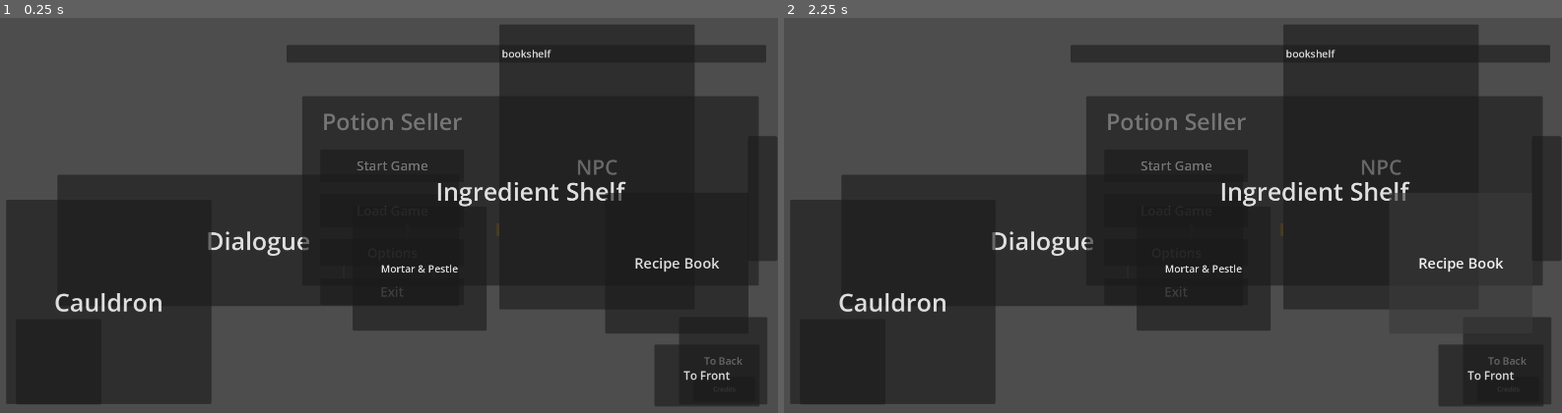
Above: before the commit, frames 1-2 (left to right).
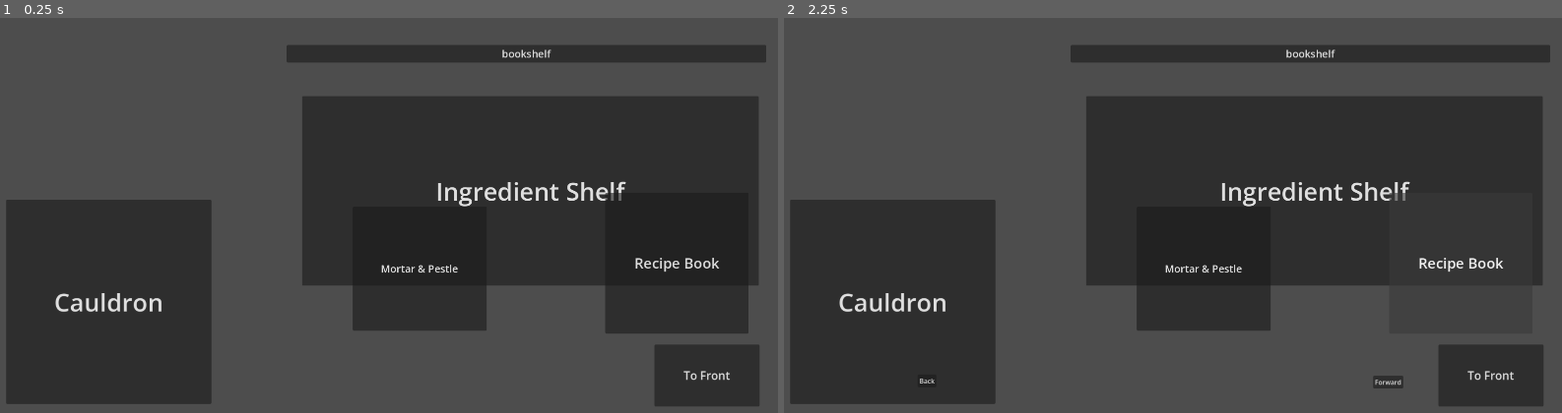
Above: after the commit, the same moments.

Repository: SuperNar3k/GameName-Game-Jam-2026
Game: Godot game, scene res://Scenes/main.tscn
Same seed, same stepped clock (60 frames per second), same inputs: the game is played once before the commit and once after it.
Inputs:
- Up to frame 1 (0.25 s): no input
- Up to frame 2 (2.25 s): click "Ingredient Shelf" at 0.5 s; click "bookshelf" at 1.25 s; click "Recipe Book" at 2 s

The runs differ from the first frame. In frame 1, 11% of the frame differs, in the area x 7-100%, y 1-98%; in frame 2, 11%.

Commit message:
Added Reference Storing Functions in ui.tscn
also added recipeBook.tscn and a corresponding script
moved some small things around that will break everything

Diff:
--- /dev/null
+++ b/gngj/Scenes/recipeBook.tscn
@@ -0,0 +1,28 @@
+[gd_scene format=3 uid="uid://cuan7o4maj614"]
+
+[ext_resource type="Script" uid="uid://becqqtglmfle6" path="res://scrips/recipe_book.gd" id="1_72ecy"]
+
+[node name="RecipeBook" type="Control" unique_id=496628637]
+layout_mode = 3
+anchors_preset = 15
+anchor_right = 1.0
+anchor_bottom = 1.0
+grow_horizontal = 2
+grow_vertical = 2
+script = ExtResource("1_72ecy")
+
+[node name="FwdBtn" type="Button" parent="." unique_id=342672085]
+layout_mode = 0
+offset_left = 1398.0
+offset_top = 913.0
+offset_right = 1471.0
+offset_bottom = 944.0
+text = "Forward"
+
+[node name="BackBtn" type="Button" parent="." unique_id=795886714]
+layout_mode = 0
+offset_left = 288.0
+offset_top = 910.0
+offset_right = 333.0
+offset_bottom = 941.0
+text = "Back"
--- a/gngj/Scenes/ui.tscn
+++ b/gngj/Scenes/ui.tscn
@@ -1,14 +1,21 @@
 [gd_scene format=3 uid="uid://5p73ychobdgw"]
+
+[ext_resource type="Script" uid="uid://4h7hv4qsaubq" path="res://scrips/ui.gd" id="1_qdvrb"]
+[ext_resource type="PackedScene" uid="uid://cuan7o4maj614" path="res://Scenes/recipeBook.tscn" id="2_nf4gj"]
 
 [node name="ui" type="Control" unique_id=1513356]
 layout_mode = 3
-anchors_preset = 15
-anchor_right = 1.0
-anchor_bottom = 1.0
+anchors_preset = 8
+anchor_left = 0.5
+anchor_top = 0.5
+anchor_right = 0.5
+anchor_bottom = 0.5
 grow_horizontal = 2
 grow_vertical = 2
+script = ExtResource("1_qdvrb")
 
 [node name="MainMenu" type="Control" parent="." unique_id=1354610217]
+visible = false
 anchors_preset = 0
 offset_right = 40.0
 offset_bottom = 40.0
@@ -81,6 +88,7 @@
 text = "Exit"
 
 [node name="CenterContainer2" type="CenterContainer" parent="MainMenu" unique_id=811079465]
+visible = false
 layout_mode = 1
 anchors_preset = -1
 anchor_left = 1.0
@@ -100,18 +108,21 @@
 text = "Credits"
 
 [node name="MainMenu_CenterContainer_VBoxContainer_LoadButton#Line2D" type="Line2D" parent="." unique_id=296993922]
+visible = false
 position = Vector2(0, -1)
 points = PackedVector2Array(57, 65.5, 57, 96.5)
 width = 6.0
 default_color = Color(0.5647059, 0.42352942, 0.19607843, 1)
 
 [node name="MainMenu_CenterContainer_VBoxContainer_LoadButton#Line2D2" type="Line2D" parent="." unique_id=2104710165]
+visible = false
 position = Vector2(220, -0.5)
 points = PackedVector2Array(57, 65.5, 57, 96.5)
 width = 6.0
 default_color = Color(0.5647059, 0.42352942, 0.19607843, 1)
 
 [node name="FrontRoom" type="Control" parent="." unique_id=1119590720]
+visible = false
 anchors_preset = 0
 offset_right = 40.0
 offset_bottom = 40.0
@@ -166,10 +177,8 @@
 
 [node name="BackRoom" type="Control" parent="." unique_id=1473907433]
 anchors_preset = 0
-offset_right = 40.0
-offset_bottom = 40.0
-
-[node name="ingredientShelf" type="Button" parent="BackRoom" unique_id=1413587714]
+
+[node name="ingredientShelfBtn" type="Button" parent="BackRoom" unique_id=1413587714]
 layout_mode = 0
 offset_left = -200.0
 offset_top = -246.0
@@ -178,7 +187,7 @@
 theme_override_font_sizes/font_size = 60
 text = "Ingredient Shelf"
 
-[node name="Bookshelf" type="Button" parent="BackRoom" unique_id=1118114461]
+[node name="BookshelfBtn" type="Button" parent="BackRoom" unique_id=1118114461]
 layout_mode = 0
 offset_left = -237.0
 offset_top = -371.0
@@ -187,7 +196,7 @@
 theme_override_font_sizes/font_size = 25
 text = "bookshelf"
 
-[node name="Recipe Book" type="Button" parent="BackRoom" unique_id=1083868720]
+[node name="RecipeBookBtn" type="Button" parent="BackRoom" unique_id=1083868720]
 layout_mode = 0
 offset_left = 539.0
 offset_top = -10.0
@@ -196,7 +205,7 @@
 theme_override_font_sizes/font_size = 35
 text = "Recipe Book"
 
-[node name="Cauldron" type="Button" parent="BackRoom" unique_id=1727185499]
+[node name="CauldronBtn" type="Button" parent="BackRoom" unique_id=1727185499]
 layout_mode = 0
 offset_left = -921.0
 offset_top = 7.0
@@ -205,7 +214,7 @@
 theme_override_font_sizes/font_size = 60
 text = "Cauldron"
 
-[node name="MortarandPestle" type="Button" parent="BackRoom" unique_id=1731441912]
+[node name="MortarandPestleBtn" type="Button" parent="BackRoom" unique_id=1731441912]
 layout_mode = 0
 offset_left = -76.0
 offset_top = 24.0
@@ -214,7 +223,7 @@
 theme_override_font_sizes/font_size = 25
 text = "Mortar & Pestle"
 
-[node name="toFrontRoom" type="Button" parent="BackRoom" unique_id=742675279]
+[node name="toFrontRoomBtn" type="Button" parent="BackRoom" unique_id=742675279]
 layout_mode = 0
 offset_left = 659.0
 offset_top = 361.0
@@ -224,6 +233,7 @@
 text = "To Front"
 
 [node name="GrindingStation" type="Control" parent="." unique_id=1639595488]
+visible = false
 anchors_preset = 0
 offset_right = 40.0
 offset_bottom = 40.0
@@ -333,3 +343,10 @@
 offset_top = -87.89971
 offset_right = 53.006638
 offset_bottom = 94.47724
+
+[node name="RecipeBook" parent="." unique_id=496628637 instance=ExtResource("2_nf4gj")]
+layout_mode = 1
+offset_left = -898.0
+offset_top = -476.0
+offset_right = -897.9999
+offset_bottom = -476.0
--- a/gngj/scrips/main.gd
+++ b/gngj/scrips/main.gd
@@ -67,7 +67,14 @@
 	)
 	potions.append(item)
 
-
+	#sends references of these variables to the ui script for distribution over there
+	$ui.ref_storage(
+		potions,
+		ingredients,
+		quests,
+		activeQuests,
+		pharmacy,
+		storeQueue)
 
 
 # Called every frame. 'delta' is the elapsed time since the previous frame.
--- /dev/null
+++ b/gngj/scrips/recipe_book.gd
@@ -0,0 +1,10 @@
+extends Control
+
+var potions
+
+func _ready() -> void:
+	hide()
+
+func _on_recipe_book_btn_pressed(_potions) -> void:
+	potions = _potions
+	show()
--- /dev/null
+++ b/gngj/scrips/ui.gd
@@ -0,0 +1,50 @@
+extends Control
+
+var potions
+var ingredients
+var quests
+
+var activeQuests
+var pharmacy
+var storeQueue
+
+func _ready() -> void:
+	#FrontRoom Buttons
+
+	#BackRoom Buttons
+	$BackRoom/ingredientShelfBtn.pressed.connect(_on_button_pressed.bind("ingredientShelf"))
+	$BackRoom/BookshelfBtn.pressed.connect(_on_button_pressed.bind("Bookshelf"))
+	$BackRoom/RecipeBookBtn.pressed.connect(_on_button_pressed.bind("RecipeBook"))
+	$BackRoom/CauldronBtn.pressed.connect(_on_button_pressed.bind("Cauldron"))
+	$BackRoom/MortarandPestleBtn.pressed.connect(_on_button_pressed.bind("MortarandPestle"))
+	$BackRoom/toFrontRoomBtn.pressed.connect(_on_button_pressed.bind("toFrontRoom"))
+
+#called from main; saves references of the variables from main into these local (global?) variables
+func ref_storage(
+	_potions,
+	_ingredients,
+	_quests,
+	_activeQuests,
+	_pharmacy,
+	_storeQueue
+) -> void:
+	potions = _potions
+	ingredients = _ingredients
+	quests = _quests
+	activeQuests = _activeQuests
+	pharmacy = _pharmacy
+	storeQueue = _storeQueue
+
+func _on_button_pressed(button_pressed: String) -> void:
+	if (button_pressed == "ingredientShelf"):
+		pass
+	if (button_pressed == "Bookshelf"):
+		pass
+	if (button_pressed == "RecipeBook"):
+		$RecipeBook._on_recipe_book_btn_pressed(potions)
+	if (button_pressed == "Cauldron"):
+		pass
+	if (button_pressed == "MortarandPestle"):
+		pass
+	if (button_pressed == "toFrontRoom"):
+		pass
Renamed: gngj/Scenes/animation_player.gd -> gngj/scrips/animation_player.gd
Renamed: gngj/Scenes/animation_player.gd.uid -> gngj/scrips/animation_player.gd.uid
Renamed: gngj/Scenes/handle.gd -> gngj/scrips/handle.gd
Renamed: gngj/Scenes/handle.gd.uid -> gngj/scrips/handle.gd.uid
Not shown, added: gngj/scrips/recipe_book.gd.uid
Not shown, added: gngj/scrips/ui.gd.uid
